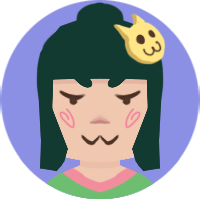
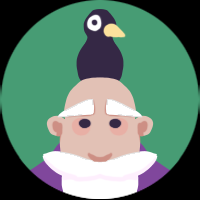
Layered file, before and after one edit (200x200). Changes by layer:
showed "Calque 23" over (x1=0, y1=0, x2=200, y2=200)
added layer "Calque 34" above "Calque 29 copie" over (x1=86, y1=14, x2=127, y2=38)
added layer "Calque 29 copie" above "Calque 29" over (x1=100, y1=9, x2=182, y2=200)
added layer "Calque 29" above "Calque 33" over (x1=18, y1=9, x2=100, y2=200)
added layer "Calque 33" above "Rial" over (x1=0, y1=0, x2=200, y2=200)
hid "Calque 25", moved it into group "Rial" over (x1=112, y1=13, x2=166, y2=65)
hid "Calque 26 copie 2", moved it into group "Rial" over (x1=36, y1=1, x2=164, y2=199)
hid "Calque 24", moved it into group "Rial" over (x1=0, y1=0, x2=200, y2=199)
